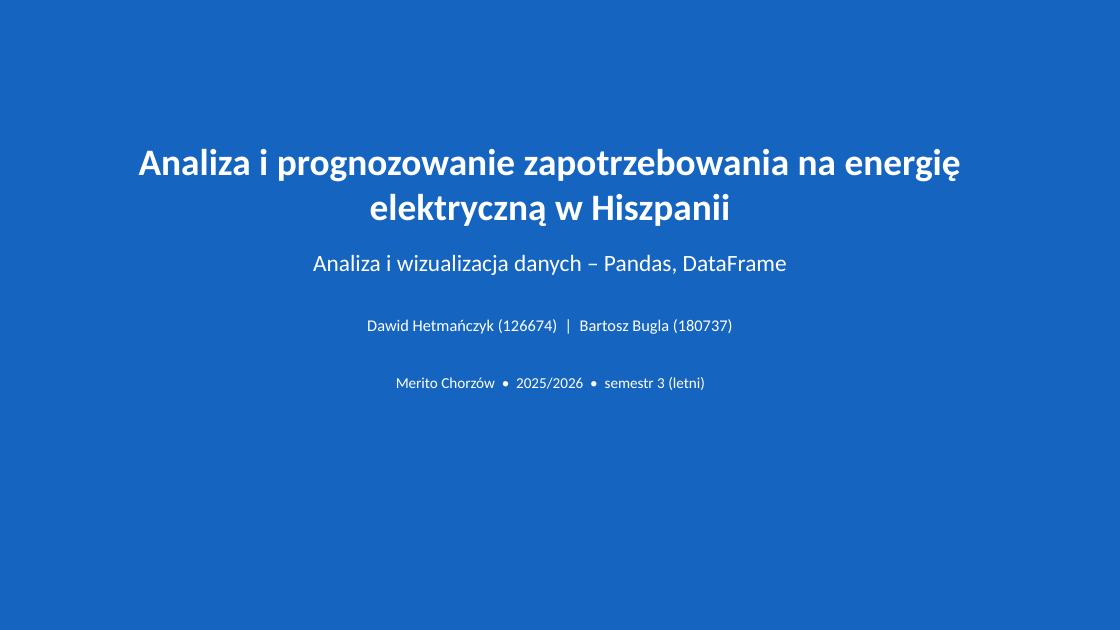
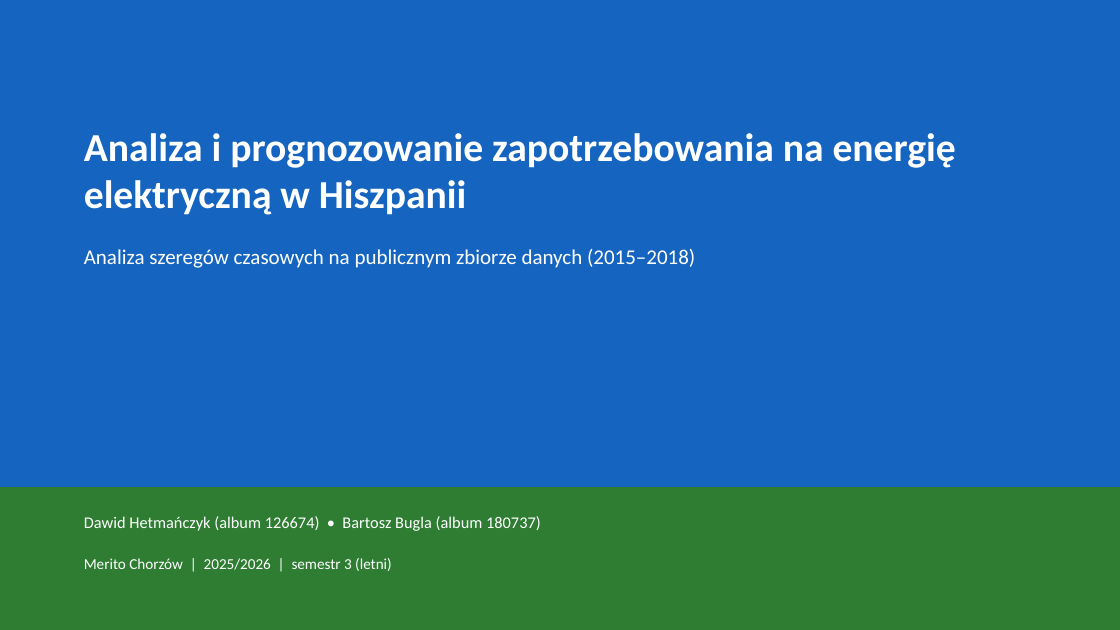
Before and after one commit to BartoszBugla/prognoza-zapotrzebowania-na-energie, a slide deck: slide 1 of docs/prezentacja.pptx. Drawn at 1120x630 pixels with LibreOffice and Linux fonts; fonts in the diff are those of the drawing. Boxes give left, top, right and bottom in pixels: in the first picture for what was removed or moved away, otherwise in the second. Text is boxed around its words. In the diff, an @@ line names an element or a change of style, - is before the commit and + after.

```diff
--- a/docs/prezentacja.pptx
+++ b/docs/prezentacja.pptx
@@ text "Analiza i prognozowanie zapotrzebowania na ...": place and size @@
-text "Analiza i prognozowanie zapotrzebowania na ..." at [139,148,961,226]
+text "Analiza i prognozowanie zapotrzebowania na ..." at [84,133,956,215]
@@ text "Analiza i prognozowanie zapotrzebowania na ..." at [84,133,956,215]: size 32 to 34 pt; alignment centre to left @@
@@ text at [84,249,695,268]: text changed; size 20 to 18 pt @@
-Analiza i wizualizacja danych – Pandas, DataFrame
+Analiza szeregów czasowych na publicznym zbiorze danych (2015–2018)
@@ rectangle added at [0,487,1120,630], fill #2E7D32 @@
@@ text at [84,516,541,531]: text changed @@
-Dawid Hetmańczyk (126674) | Bartosz Bugla (180737)
+Dawid Hetmańczyk (album 126674) • Bartosz Bugla (album 180737)
@@ text at [84,558,392,571]: text changed @@
-Merito Chorzów • 2025/2026 • semestr 3 (letni)
+Merito Chorzów | 2025/2026 | semestr 3 (letni)
```
Also in this commit, not shown: 5 other slides changed, 21 slides added, 6 slides removed, 5 other files.
